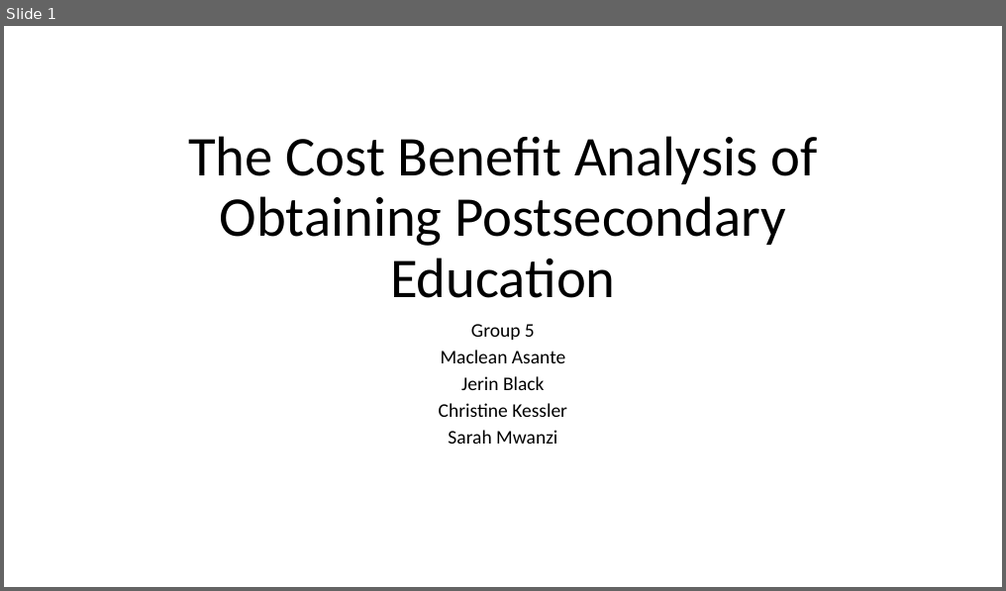
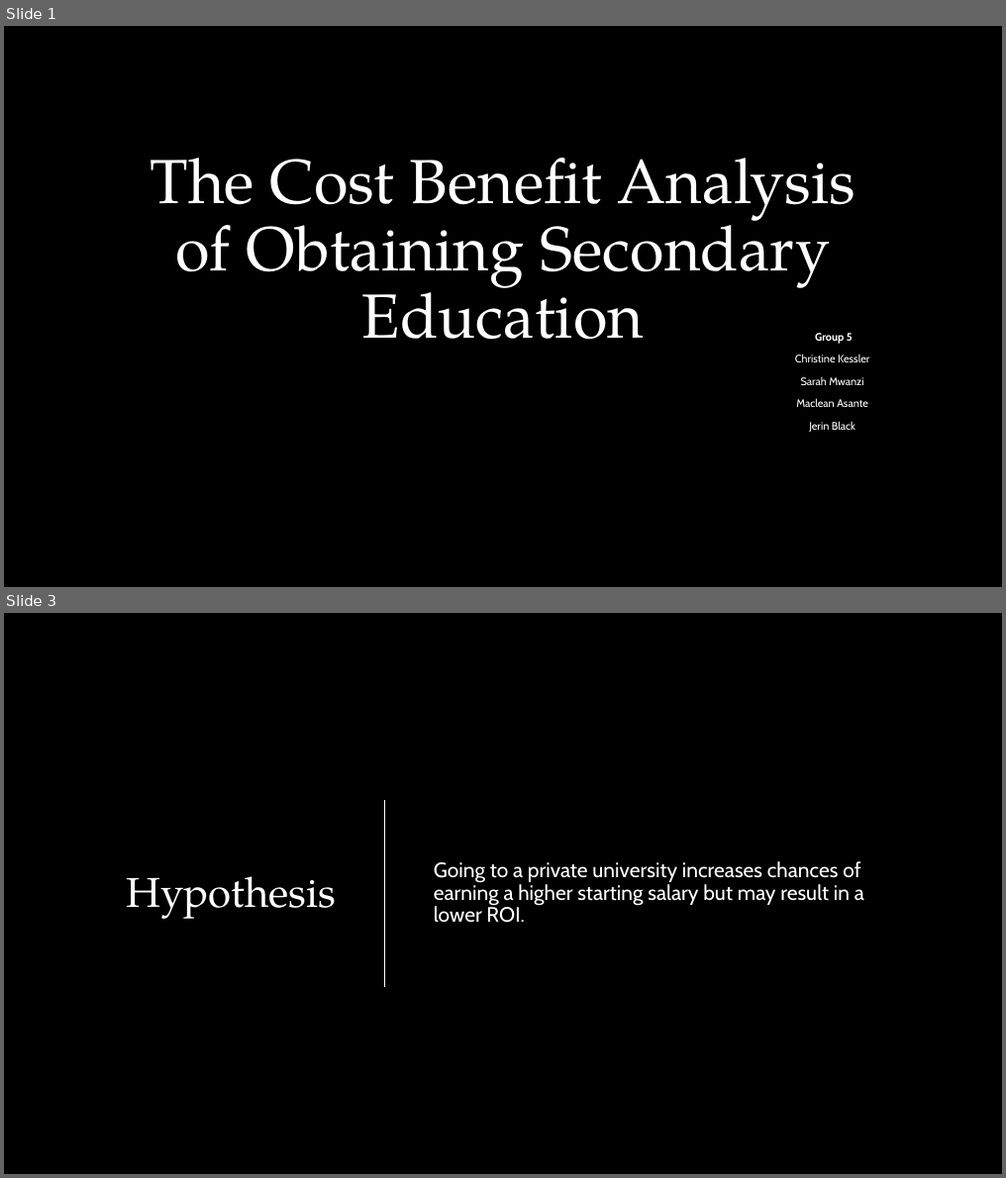
Before and after one commit to clkessler220/project-1-team-5, a slide deck: The Cost Benefit Analysis of Obtaining Postsecondary Eduction.pptx. Shown one above the other, each under a label of ours: slide 1 before the commit, slides 1 and 3 after it; the slides between them are not shown. The pictures are 1006x591 and 1006x1178 pixels, drawn with LibreOffice and Linux fonts; fonts in the diff are those of the drawing; background and template pictures are left out. Boxes give left, top, right and bottom in pixels: in the first picture for what was removed or moved away, otherwise in the second. Text is boxed around its words. In the diff, an @@ line names an element or a change of style, - is before the commit and + after.

```diff
--- a/The Cost Benefit Analysis of Obtaining Postsecondary Eduction.pptx
+++ b/The Cost Benefit Analysis of Obtaining Postsecondary Eduction.pptx
@@ slide 3 added at box(4, 613, 1002, 1174), background picture (left out) @@
@@ line added from (385, 800) to (385, 987), #FFFFFF 1.25 pt @@
@@ title added at box(126, 876, 336, 919), 40 pt, text #FFFFFF @@
+Hypothesis
@@ text added at box(434, 861, 864, 923), 20 pt, text #FFFFFF @@
+Going to a private university increases chances of earning a higher starting salary but may result in a lower ROI.
@@ slide 1 changed as well @@
@@ background #FFFFFF to picture (left out) @@
@@ title at box(151, 158, 856, 340): text changed; size 54 to 60 pt; font Calibri to TeX Gyre Pagella; text colour #000000 to #FFFFFF @@
-The Cost Benefit Analysis of Obtaining Postsecondary Education
+The Cost Benefit Analysis of Obtaining Secondary Education
@@ subtitle "Group 5": place and size @@
-subtitle "Group 5" at box(439, 324, 567, 444)
+subtitle "Group 5" at box(795, 333, 869, 432)
@@ subtitle at box(796, 333, 868, 432): size 18.6 to 10.5 pt, font Calibri to Cabin, text colour #000000 to #FFFFFF in "Group 5", "Maclean Asante", "Jerin Black"; bold on in "Group 5"; line spacing 0.7 to 0.9 @@
@@ subtitle at box(795, 354, 869, 385): paragraphs added @@
+Christine Kessler
+Sarah Mwanzi
@@ subtitle at box(439, 403, 567, 444): paragraphs removed @@
-Christine Kessler
-Sarah Mwanzi
```
Also in this commit, not shown: 2 other slides changed, 5 other slides added, 5 slides removed.
